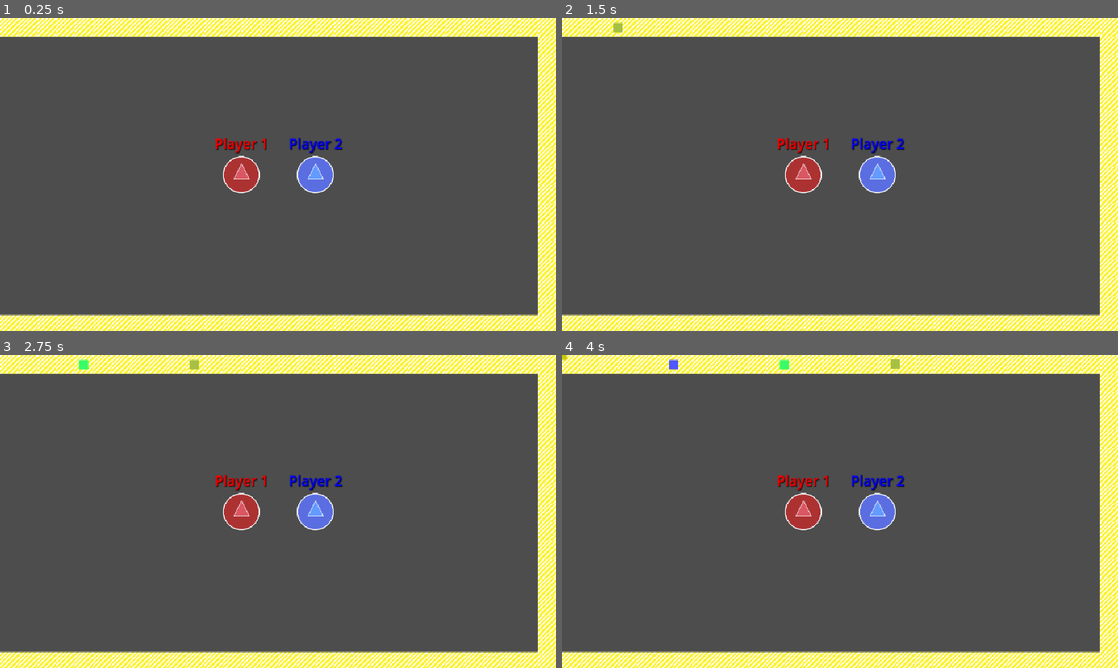
Above: before the commit, frames 1-4 (two rows, left to right).
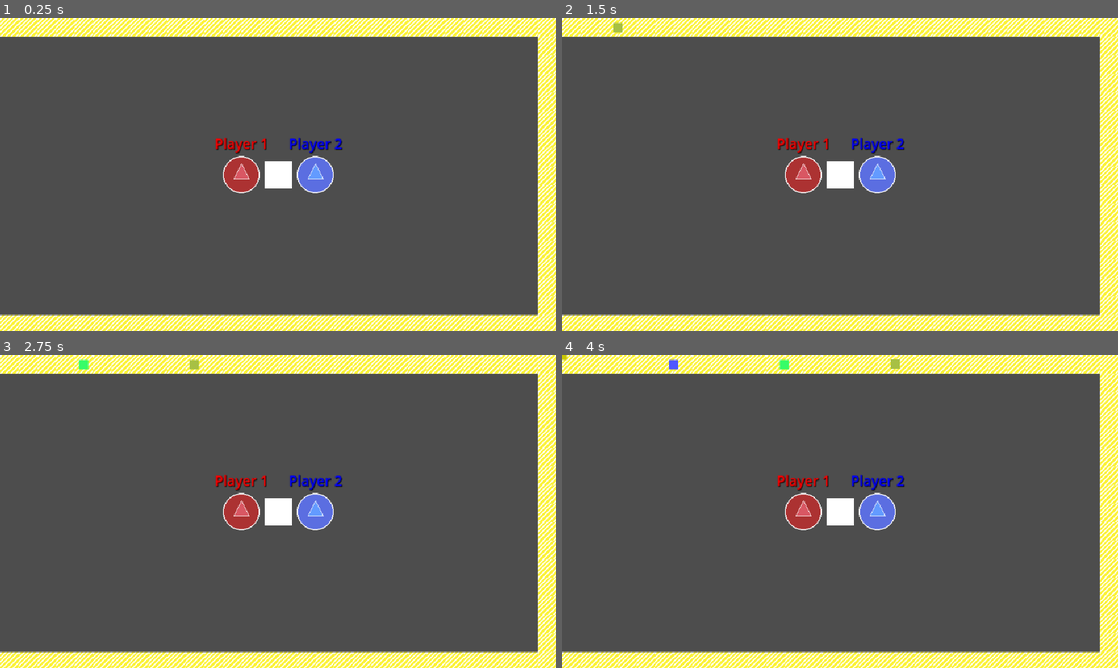
Above: after the commit, the same moments.

Repository: S2009-dev/animated-couscous
Game: Godot game, scene res://objects/scenes/main.tscn
Two runs of this game, one before a commit and one after it. Both use one fixed random seed, a clock stepped at 60 frames per second and the inputs below. The engine's default icon, where the game draws it, is replaced by a stand-in: a white triangle on a blue panel in a dark square.
Inputs:
- Up to frame 1 (0.25 s): no input
- Up to frame 2 (1.5 s): tap Enter at 0.5 s; tap Space at 1.25 s
- Up to frame 3 (2.75 s): no input
- Up to frame 4 (4 s): no input

The runs differ from the first frame. In frame 1, 0.4% of the frame differs, in the area x 47-53%, y 45-55%; in frame 2, 0.4%; in frame 3, 0.4%; in frame 4, 0.4%.

Commit message:
test: :construction: instanciate bin in world

Diff:
--- a/objects/scenes/main.tscn
+++ b/objects/scenes/main.tscn
@@ -1,10 +1,11 @@
-[gd_scene load_steps=8 format=3 uid="uid://b6khkw216qi8f"]
+[gd_scene load_steps=9 format=3 uid="uid://b6khkw216qi8f"]
 
 [ext_resource type="Script" uid="uid://c1rrds461xdgh" path="res://scripts/scenes/main.gd" id="1_l21g3"]
 [ext_resource type="PackedScene" uid="uid://yi03qgjo3ayc" path="res://objects/entities/player.tscn" id="2_vn3je"]
 [ext_resource type="PackedScene" uid="uid://dhqxr0whi4kf2" path="res://objects/entities/conveyor.tscn" id="3_vn3je"]
 [ext_resource type="Script" uid="uid://dqrlsqsc233yg" path="res://scripts/scenes/camera_controller.gd" id="4_1mux5"]
 [ext_resource type="Shader" uid="uid://dwq7aopgdg2ss" path="res://assets/shaders/split_screen.gdshader" id="5_71dq4"]
+[ext_resource type="PackedScene" uid="uid://bepv0pf4m1sxm" path="res://objects/entities/bin.tscn" id="5_r7cts"]
 [ext_resource type="Texture2D" uid="uid://d0fx0xonytd07" path="res://icon.svg" id="6_oll44"]
 
 [sub_resource type="ShaderMaterial" id="ShaderMaterial_oll44"]
@@ -48,6 +49,8 @@
 
 [node name="Conveyor" parent="Cameras/ViewportContainer1/Viewport1" instance=ExtResource("3_vn3je")]
 
+[node name="Bin" parent="Cameras/ViewportContainer1/Viewport1" instance=ExtResource("5_r7cts")]
+
 [node name="Players" type="Node2D" parent="Cameras/ViewportContainer1/Viewport1"]
 unique_name_in_owner = true
 
